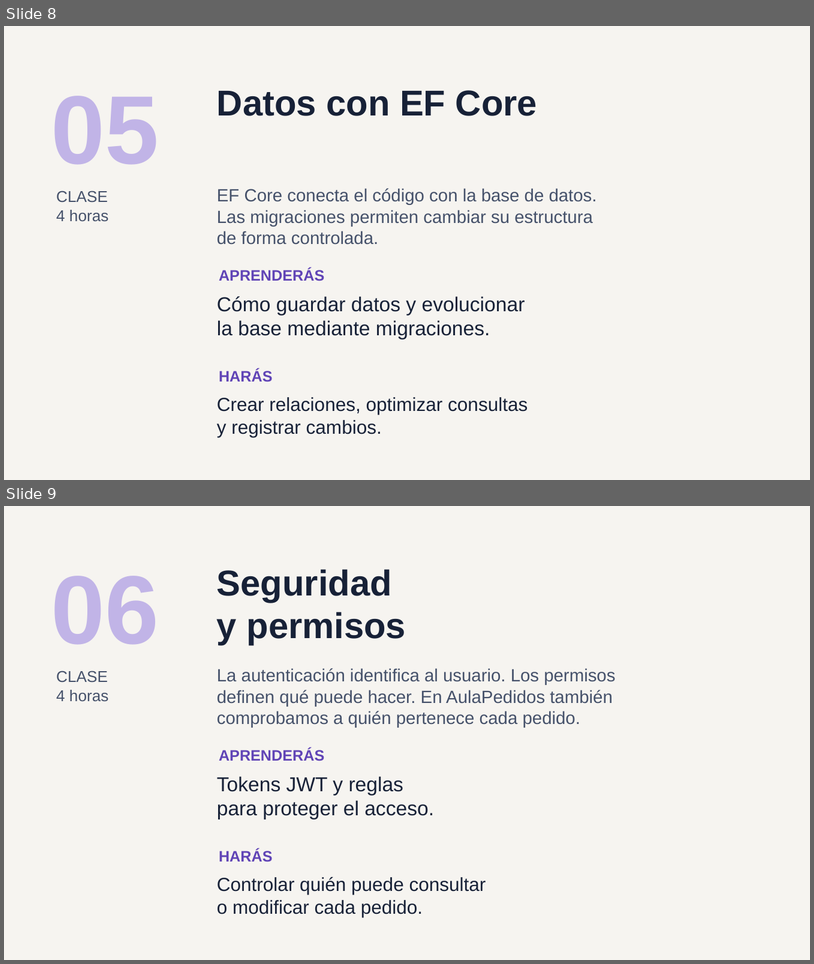
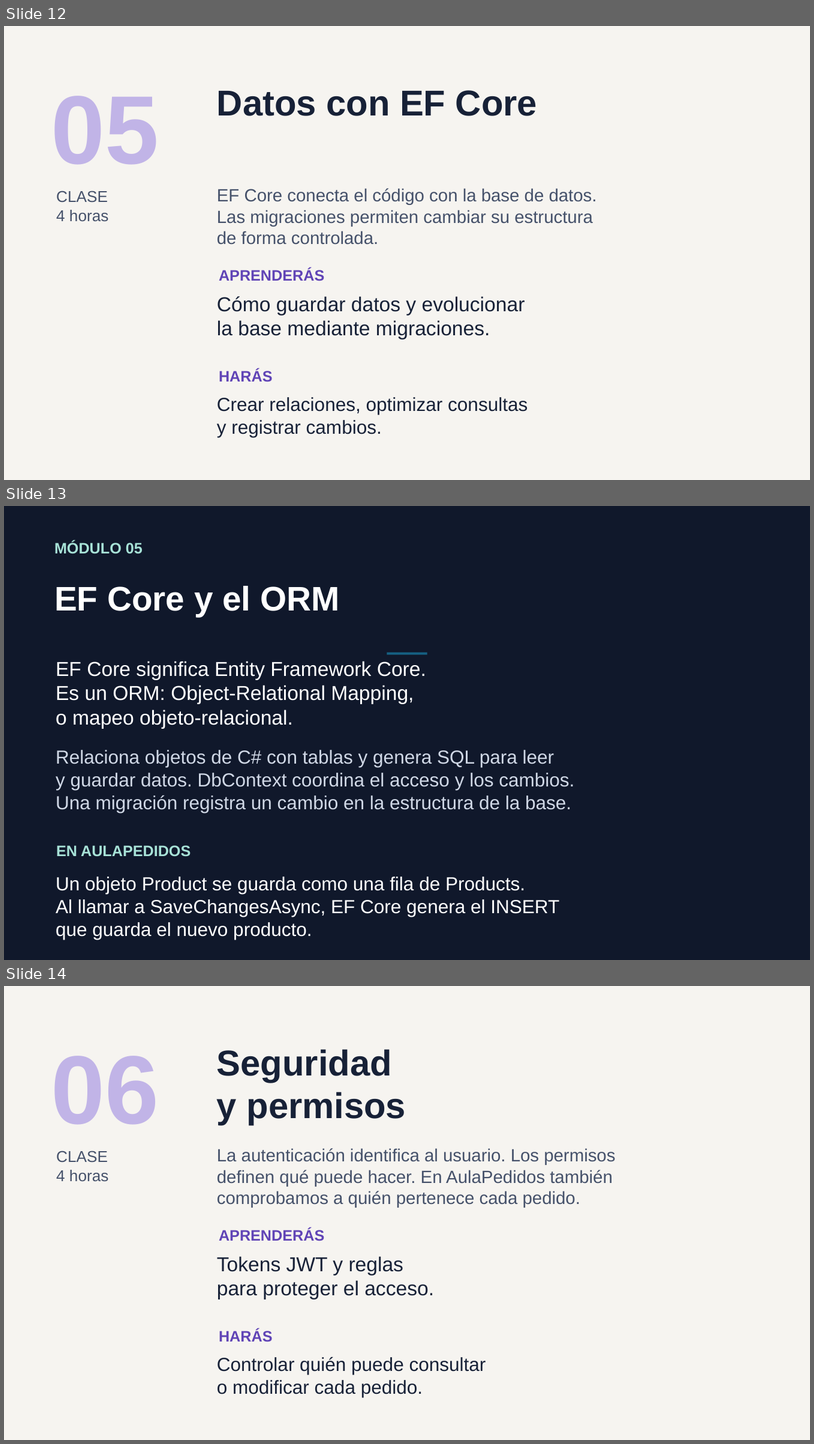
Before and after one commit to ychavez/CursoNETIA, a slide deck: instructor/clases/00-presentacion-alumnos.pptx. Shown one above the other, each under a label of ours: slides 8 and 9 before the commit, slides 12, 13 and 14 after it. The pictures are 814x964 and 814x1444 pixels, drawn with LibreOffice and Linux fonts; fonts in the diff are those of the drawing. Boxes give left, top, right and bottom in pixels: in the first picture for what was removed or moved away, otherwise in the second. Text is boxed around its words. In the diff, an @@ line names an element or a change of style, - is before the commit and + after.

```diff
--- a/instructor/clases/00-presentacion-alumnos.pptx
+++ b/instructor/clases/00-presentacion-alumnos.pptx
@@ slide 13 added at (4,506,810,960), background #10182B @@
@@ text added at (54,541,143,554), 18 pt, text #A7E2D7, bold @@
+MÓDULO 05
@@ text added at (54,586,339,616), 40.5 pt, text #FFFFFF, bold @@
+EF Core y el ORM
@@ text added at (56,661,426,729), 24 pt, text #FFFFFF @@
+EF Core significa Entity Framework Core.
+Es un ORM: Object-Relational Mapping,
+o mapeo objeto-relacional.
@@ rectangle added at (387,652,428,655), fill #156082 @@
@@ text added at (56,750,575,813), 22.5 pt, text #D0D8E6 @@
+Relaciona objetos de C# con tablas y genera SQL para leer
+y guardar datos. DbContext coordina el acceso y los cambios.
+Una migración registra un cambio en la estructura de la base.
@@ text added at (56,845,191,856), 18 pt, text #A7E2D7, bold @@
+EN AULAPEDIDOS
@@ text added at (56,876,560,939), 22.5 pt, text #FFFFFF @@
+Un objeto Product se guarda como una fila de Products.
+Al llamar a SaveChangesAsync, EF Core genera el INSERT
+que guarda el nuevo producto.
@@ what was slide 8 is now slide 12 @@
@@ what was slide 9 is now slide 14 @@
```
Also in this commit, not shown: 9 other slides added, 3 other files.
